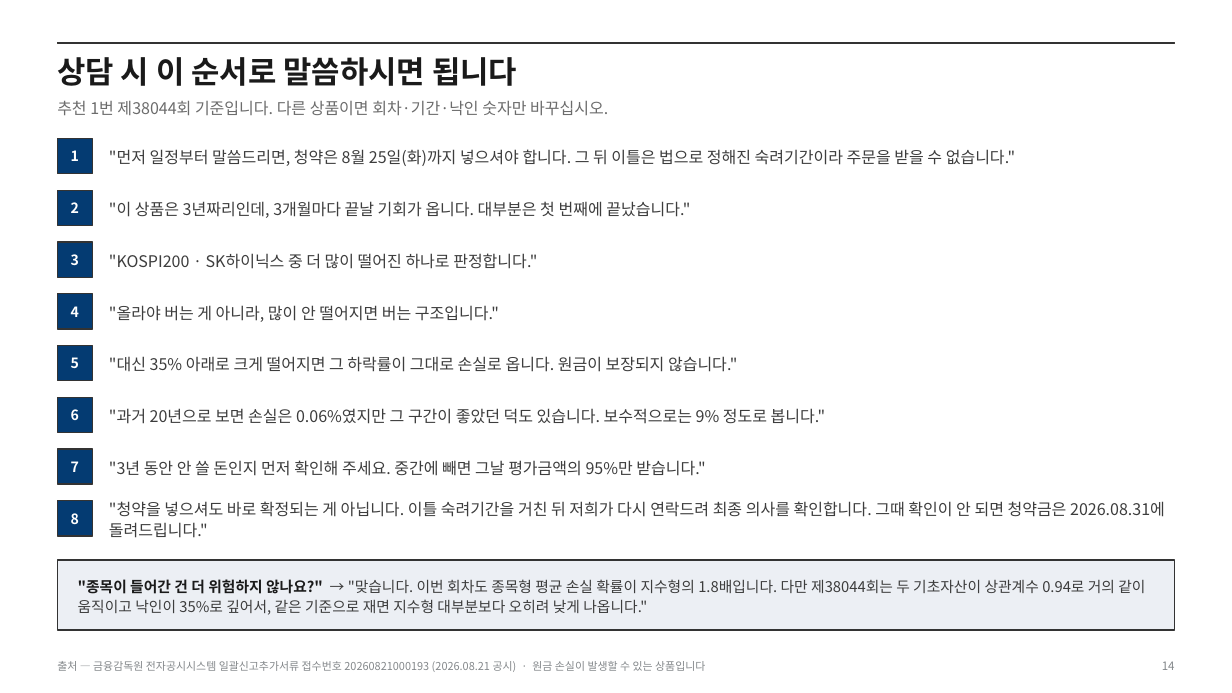
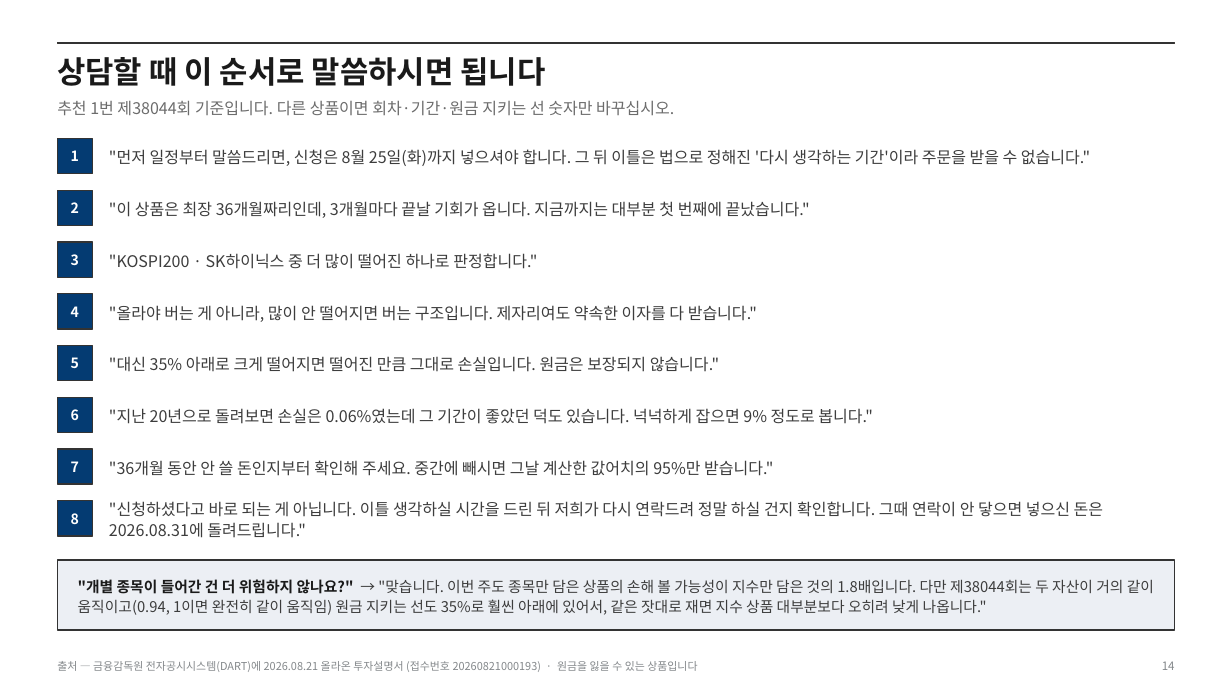
Before and after one commit to hanaroline/work_1, a slide deck: slide 14 of els-proposal.pptx. Drawn at 1232x693 pixels with LibreOffice and Linux fonts; fonts in the diff are those of the drawing. Boxes give left, top, right and bottom in pixels: in the first picture for what was removed or moved away, otherwise in the second. Text is boxed around its words. In the diff, an @@ line names an element or a change of style, - is before the commit and + after.

```diff
--- a/els-proposal.pptx
+++ b/els-proposal.pptx
@@ text at [57,57,546,86]: text changed @@
-상담 시 이 순서로 말씀하시면 됩니다
+상담할 때 이 순서로 말씀하시면 됩니다
@@ text at [57,101,674,115]: text changed @@
-추천 1번 제38044회 기준입니다. 다른 상품이면 회차·기간·낙인 숫자만 바꾸십시오.
+추천 1번 제38044회 기준입니다. 다른 상품이면 회차·기간·원금 지키는 선 숫자만 바꾸십시오.
@@ text at [109,149,1090,166]: text changed @@
-"먼저 일정부터 말씀드리면, 청약은 8월 25일(화)까지 넣으셔야 합니다. 그 뒤 이틀은 법으로 정해진 숙려기간이라 주문을 받을 수 없습니다."
+"먼저 일정부터 말씀드리면, 신청은 8월 25일(화)까지 넣으셔야 합니다. 그 뒤 이틀은 법으로 정해진 '다시 생각하는 기간'이라 주문을 받을 수 없습니다."
@@ text at [109,201,810,218]: text changed @@
-"이 상품은 3년짜리인데, 3개월마다 끝날 기회가 옵니다. 대부분은 첫 번째에 끝났습니다."
+"이 상품은 최장 36개월짜리인데, 3개월마다 끝날 기회가 옵니다. 지금까지는 대부분 첫 번째에 끝났습니다."
@@ text at [109,305,757,322]: text changed @@
-"올라야 버는 게 아니라, 많이 안 떨어지면 버는 구조입니다."
+"올라야 버는 게 아니라, 많이 안 떨어지면 버는 구조입니다. 제자리여도 약속한 이자를 다 받습니다."
@@ text at [109,356,719,372]: text changed @@
-"대신 35% 아래로 크게 떨어지면 그 하락률이 그대로 손실로 옵니다. 원금이 보장되지 않습니다."
+"대신 35% 아래로 크게 떨어지면 떨어진 만큼 그대로 손실입니다. 원금은 보장되지 않습니다."
@@ text at [109,408,873,424]: text changed @@
-"과거 20년으로 보면 손실은 0.06%였지만 그 구간이 좋았던 덕도 있습니다. 보수적으로는 9% 정도로 봅니다."
+"지난 20년으로 돌려보면 손실은 0.06%였는데 그 기간이 좋았던 덕도 있습니다. 넉넉하게 잡으면 9% 정도로 봅니다."
@@ text at [109,460,773,476]: text changed @@
-"3년 동안 안 쓸 돈인지 먼저 확인해 주세요. 중간에 빼면 그날 평가금액의 95%만 받습니다."
+"36개월 동안 안 쓸 돈인지부터 확인해 주세요. 중간에 빼시면 그날 계산한 값어치의 95%만 받습니다."
@@ text at [109,501,1103,538]: text changed @@
-"청약을 넣으셔도 바로 확정되는 게 아닙니다. 이틀 숙려기간을 거친 뒤 저희가 다시 연락드려 최종 의사를 확인합니다. 그때 확인이 안 되면 청약금은 2026.08.31에 돌려드립니다."
+"신청하셨다고 바로 되는 게 아닙니다. 이틀 생각하실 시간을 드린 뒤 저희가 다시 연락드려 정말 하실 건지 확인합니다. 그때 연락이 안 닿으면 넣으신 돈은 2026.08.31에 돌려드립니다."
@@ text at [78,579,1154,615]: text changed @@
-"종목이 들어간 건 더 위험하지 않나요?" → "맞습니다. 이번 회차도 종목형 평균 손실 확률이 지수형의 1.8배입니다. 다만 제38044회는 두 기초자산이 상관계수 0.94로 거의 같이 움직이고 낙인이 35%로 깊어서, 같은 기준으로 재면 지수형 대부분보다 오히려 낮게 나옵니다."
+"개별 종목이 들어간 건 더 위험하지 않나요?" → "맞습니다. 이번 주도 종목만 담은 상품의 손해 볼 가능성이 지수만 담은 것의 1.8배입니다. 다만 제38044회는 두 자산이 거의 같이 움직이고(0.94, 1이면 완전히 같이 움직임) 원금 지키는 선도 35%로 훨씬 아래에 있어서, 같은 잣대로 재면 지수 상품 대부분보다 오히려 낮게 나옵니다."
@@ text at [57,661,697,672]: text changed @@
-출처 — 금융감독원 전자공시시스템 일괄신고추가서류 접수번호 20260821000193 (2026.08.21 공시) · 원금 손실이 발생할 수 있는 상품입니다
+출처 — 금융감독원 전자공시시스템(DART)에 2026.08.21 올라온 투자설명서 (접수번호 20260821000193) · 원금을 잃을 수 있는 상품입니다
```
Also in this commit, not shown: 13 other slides changed, 1 slide added, 5 other files.
